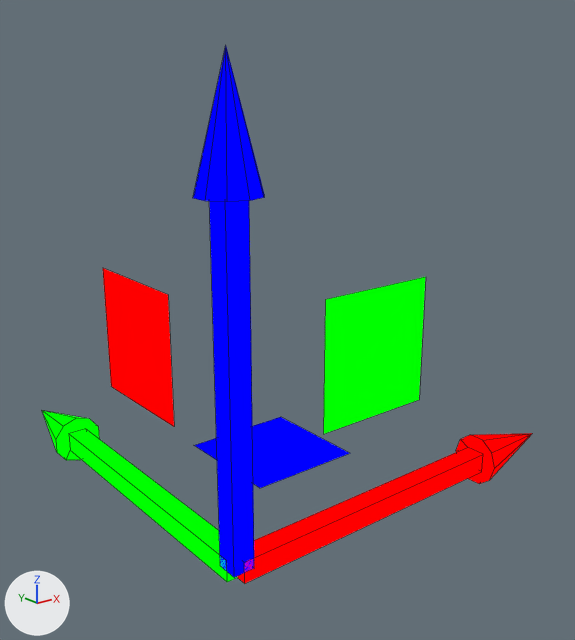
The Blender file Assets/BlenderFiles/MoveGizmo.blend: old version first, new version second.
The view is the same before and after, from a camera (50 mm lens) standing at (-1.582, -2.304, 1.918) and looking at (0.929, 0.835, 0.663). Lighting does not change. The marker at lower left points along +X, +Y and +Z. Mesh edges are drawn as thin lines.

The first picture shows 'XAxis', 'XYPlane', 'YAxis', 'ZAxis', 'ZXPlane', 'ZYPlane'.
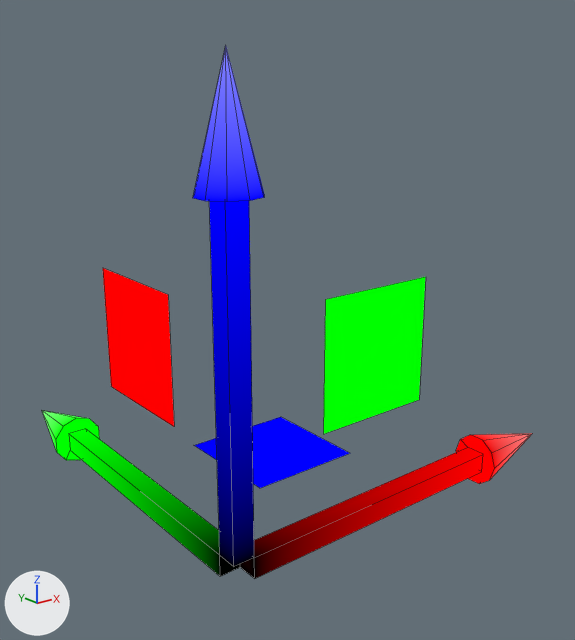
Where the change shows, as pixel boxes (x1, y1, x2, y2) in the pictures (575 x 640 px; the box of a moved part takes in the faces that stretch with it):
'ZAxis', reshaped, recoloured: before (193, 46, 264, 577); after (193, 46, 264, 566)
'XAxis', reshaped, recoloured: before (237, 433, 532, 583); after (240, 433, 532, 579)
'YAxis', reshaped, recoloured: before (42, 411, 237, 582); after (42, 411, 240, 576)
part 1 of me_zcube, moved or reshaped: before (210, 229, 254, 577); after (210, 229, 254, 566)
part 2 of me_zcube, recoloured: (193, 46, 264, 202) in both
part 3 of me_ycube, moved or reshaped: before (79, 436, 237, 582); after (79, 436, 240, 576)
part 4 of me_ycube, recoloured: (42, 411, 88, 451) in both
part 5 of me_xcube, moved or reshaped: before (237, 448, 468, 583); after (240, 448, 468, 579)
part 6 of me_xcube, recoloured: (456, 433, 532, 484) in both

The change, as a list of edits to the scene's bpy script:
```text
Change me_zcube:
    used by ob_zaxis; location = (0.0, 0.0, 0.8); scale = (0.05, 0.05, 0.8)
    before: 0 (1.0, 1.0, -1.0), 1 (1.0, -1.0, -1.0) at pixel (254, 568), 2 (-1.0, 1.0, -1.0) at pixel (220, 565), 3 (-1.0, -1.0, -1.0) at pixel (234, 577)
    remove me_zcube.from_pydata(...)  # 19 vertices, 17 faces; spans x -2.5..2.5, y -2.5..2.5, z -1.0..1.5
    add me_zcube.from_pydata(...)  # 19 vertices, 17 faces; spans x -2.5..2.5, y -2.5..2.5, z -0.94..1.5
    me_zcube part 1
    add for i in [*range(0, 4)]: me_zcube.vertices[i].co += Vector((0.0, 0.0, 0.06))
    me_zcube part 2: 15 faces centred in x -1.67..1.67, y -1.51..1.51, z -1.0..1.08 are repainted in the vertex colours; the middle colour goes from blue #0000ff to black #000002
Change me_ycube:
    used by ob_yaxis; location = (0.0, 0.8, 0.0); rotation_euler = (-1.571, 0.0, 0.0), in degrees (-90, 0, 0); scale = (0.05, 0.05, 0.8)
    before: 0 (1.0, 1.0, -1.0), 1 (1.0, -1.0, -1.0), 2 (-1.0, 1.0, -1.0) at pixel (227, 582), 3 (-1.0, -1.0, -1.0) at pixel (226, 560)
    remove me_ycube.from_pydata(...)  # 19 vertices, 17 faces; spans x -2.5..2.5, y -2.5..2.5, z -1.0..1.5
    add me_ycube.from_pydata(...)  # 19 vertices, 17 faces; spans x -2.5..2.5, y -2.5..2.5, z -0.94..1.5
    me_ycube part 3
    add for i in [*range(0, 4)]: me_ycube.vertices[i].co += Vector((0.0, 0.0, 0.06))
    me_ycube part 4: 15 faces centred in x -1.67..1.67, y -1.51..1.51, z -1.0..1.08 are repainted in the vertex colours; the middle colour goes from green #00ff00 to black #000200
Change me_xcube:
    used by ob_xaxis; location = (0.8, 0.0, 0.0); rotation_euler = (0.0, 1.571, 0.0), in degrees (0, 90, 0); scale = (0.05, 0.05, 0.8)
    before: 0 (1.0, 1.0, -1.0), 1 (1.0, -1.0, -1.0) at pixel (244, 583), 2 (-1.0, 1.0, -1.0), 3 (-1.0, -1.0, -1.0) at pixel (244, 562)
    remove me_xcube.from_pydata(...)  # 19 vertices, 17 faces; spans x -2.5..2.5, y -2.5..2.5, z -1.0..1.5
    add me_xcube.from_pydata(...)  # 19 vertices, 17 faces; spans x -2.5..2.5, y -2.5..2.5, z -0.94..1.5
    me_xcube part 5
    add for i in [*range(0, 4)]: me_xcube.vertices[i].co += Vector((0.0, 0.0, 0.06))
    me_xcube part 6: 17 faces centred in x -1.67..1.67, y -1.51..1.71, z -1.0..1.08 are repainted in the vertex colours; the middle colour goes from red #ff0000 to red #f40000
```
